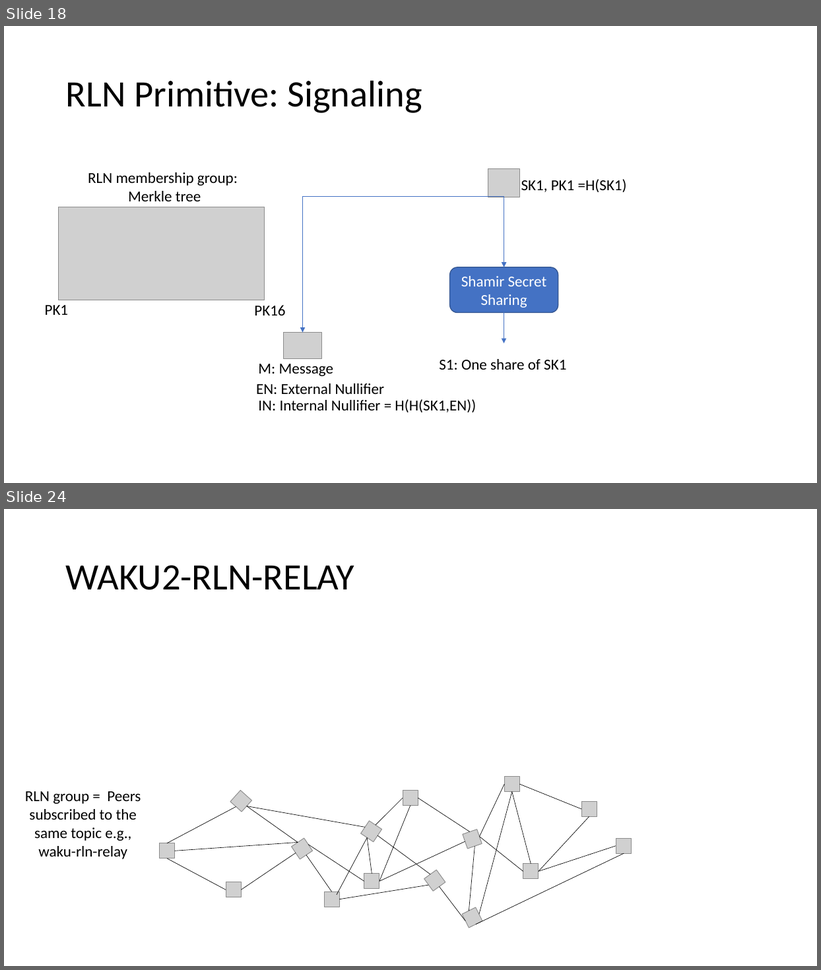
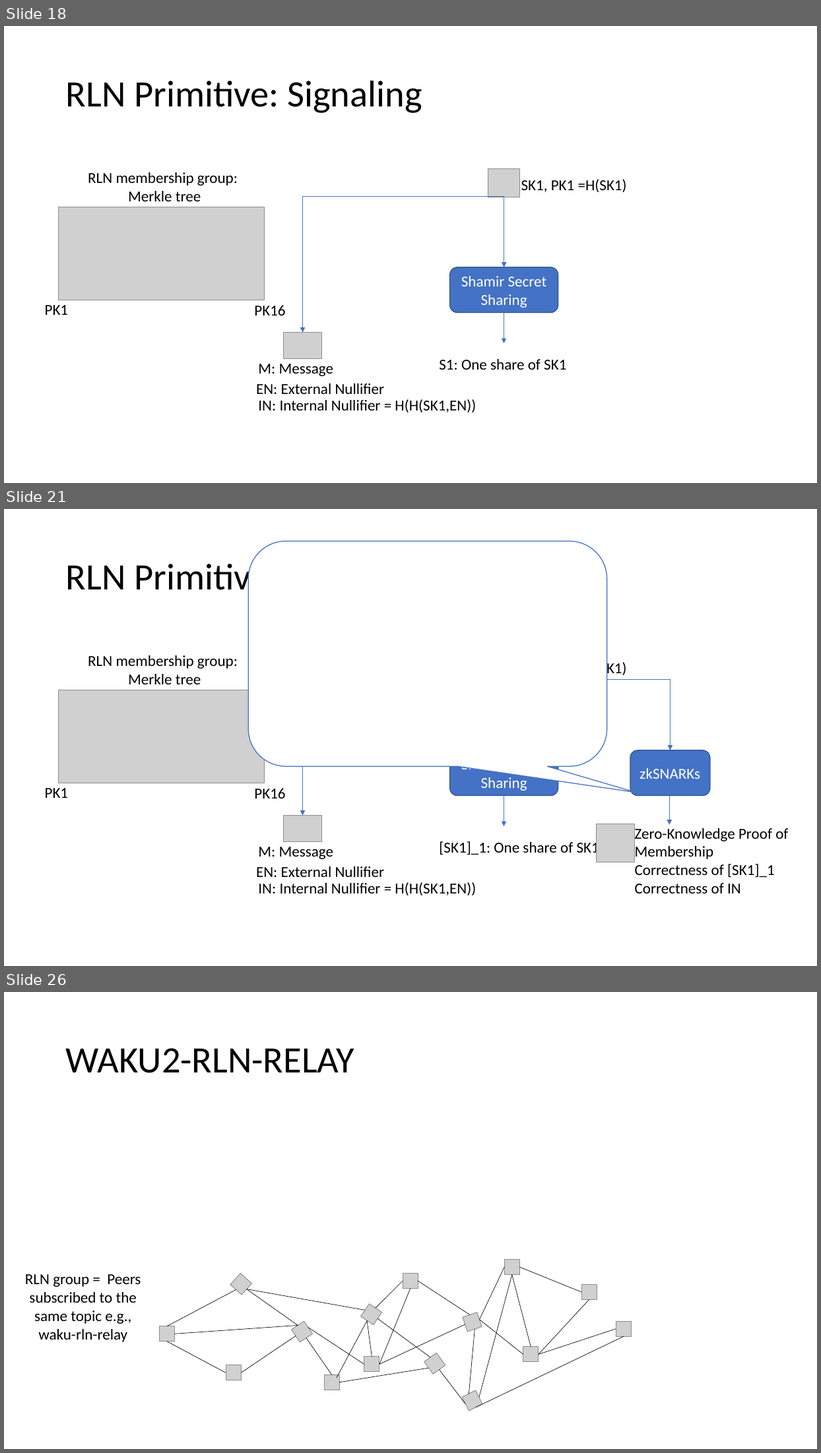
Before and after one commit to vacp2p/research, a slide deck: rln-research/presentations/11-2021-Tokenmics-Waku-rln-relay.pptx. Shown one above the other, each under a label of ours: slides 18 and 24 before the commit, slides 18, 21 and 26 after it; the slides between them are not shown. The pictures are 821x970 and 821x1453 pixels, drawn with LibreOffice and Linux fonts; fonts in the diff are those of the drawing; grey boxes stand for pictures. Boxes give left, top, right and bottom in pixels: in the first picture for what was removed or moved away, otherwise in the second. Text is boxed around its words. In the diff, an @@ line names an element or a change of style, - is before the commit and + after.

```diff
--- a/rln-research/presentations/11-2021-Tokenmics-Waku-rln-relay.pptx
+++ b/rln-research/presentations/11-2021-Tokenmics-Waku-rln-relay.pptx
@@ slide 21 added at box(4, 509, 817, 966), background #FFFFFF @@
@@ rounded speech box added at box(249, 541, 607, 767), fill #FFFFFF, outline #4472C4 1 pt @@
@@ title added at box(66, 558, 279, 598), 44 pt, text #000000 @@
+RLN Primitive: Signaling
@@ text added at box(88, 656, 238, 685), 18 pt, text #000000 @@
+RLN membership group:
+Merkle tree
@@ picture added at box(488, 652, 520, 681) @@
@@ text added at box(578, 660, 627, 677), 18 pt, text #000000 @@
+SK1, PK1 =H(SK1)
@@ elbow arrow added from (504, 680) to (303, 816), #4472C4 0.5 pt @@
@@ elbow arrow added from (504, 680) to (504, 751), #4472C4 0.5 pt @@
@@ elbow arrow added from (504, 680) to (671, 751), #4472C4 0.5 pt @@
@@ picture added at box(58, 690, 265, 783) @@
@@ rounded rectangle added at box(450, 751, 558, 795), fill #4472C4, outline #325491 1 pt, 18 pt, text #FFFFFF @@
+Shamir Secret Sharing
@@ rounded rectangle added at box(630, 751, 710, 795), fill #4472C4, outline #325491 1 pt, 18 pt, text #FFFFFF @@
+zkSNARKs
@@ text added at box(45, 788, 69, 798), 18 pt, text #000000 @@
+PK1
@@ text added at box(254, 788, 285, 799), 18 pt, text #000000 @@
+PK16
@@ arrow added from (504, 793) to (504, 827), #4472C4 0.5 pt @@
@@ arrow added from (669, 791) to (669, 825), #4472C4 0.5 pt @@
@@ picture added at box(283, 816, 322, 843) @@
@@ picture added at box(596, 824, 635, 863) @@
@@ text added at box(439, 840, 599, 857), 18 pt, text #000000 @@
+[SK1]_1: One share of SK1
@@ text added at box(635, 828, 788, 894), 18 pt, text #000000 @@
+Zero-Knowledge Proof of
+Membership
+Correctness of [SK1]_1
+Correctness of IN
@@ text added at box(258, 847, 333, 859), 18 pt, text #000000 @@
+M: Message
@@ text added at box(256, 867, 385, 877), 18 pt, text #000000 @@
+EN: External Nullifier
@@ text added at box(258, 883, 476, 896), 18 pt, text #000000 @@
+IN: Internal Nullifier = H(H(SK1,EN))
@@ what was slide 24 is now slide 26 @@
```
Also in this commit, not shown: 10 slides changed, 2 other slides added.
